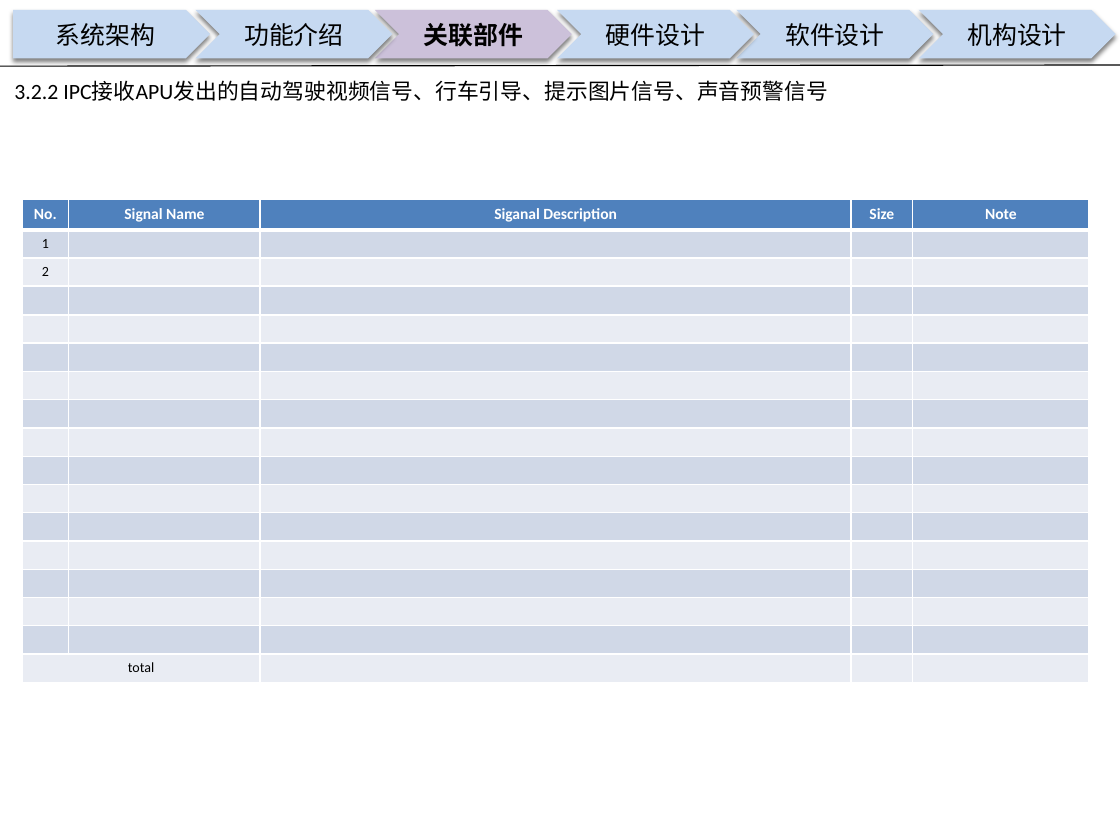
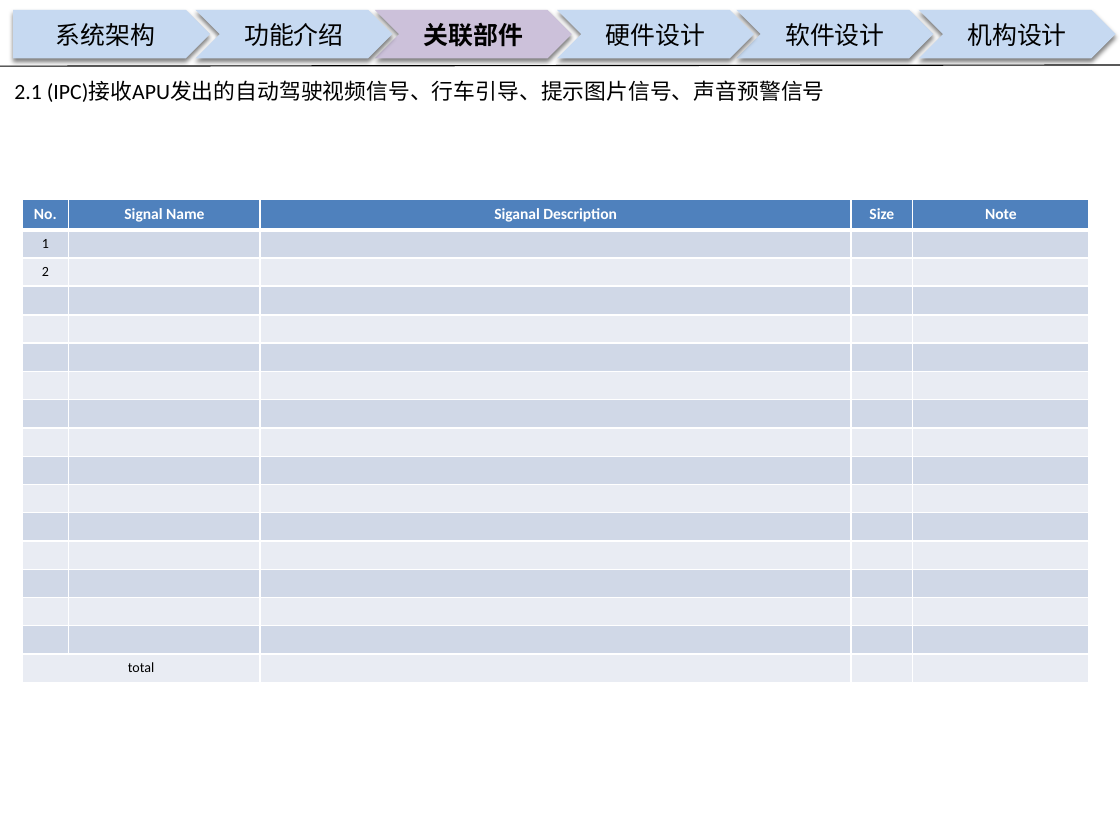
Before and after one commit to guruquan887/VAD01, a slide deck: slide 11 of 01需求分析/docs/specs/00APU设计构想书-VAD01-20180126.pptx. Drawn at 1120x840 pixels with LibreOffice and Linux fonts; fonts in the diff are those of the drawing; background and template pictures are left out. Boxes give left, top, right and bottom in pixels: in the first picture for what was removed or moved away, otherwise in the second. Text is boxed around its words. In the diff, an @@ line names an element or a change of style, - is before the commit and + after.

```diff
--- a/01需求分析/docs/specs/00APU设计构想书-VAD01-20180126.pptx
+++ b/01需求分析/docs/specs/00APU设计构想书-VAD01-20180126.pptx
@@ text at (14, 81, 825, 102): text changed @@
-3.2.2 IPC接收APU发出的自动驾驶视频信号、行车引导、提示图片信号、声音预警信号
+2.1 (IPC)接收APU发出的自动驾驶视频信号、行车引导、提示图片信号、声音预警信号
```
Also in this commit, not shown: 9 other slides changed, 3 slides added, 1 other file.
